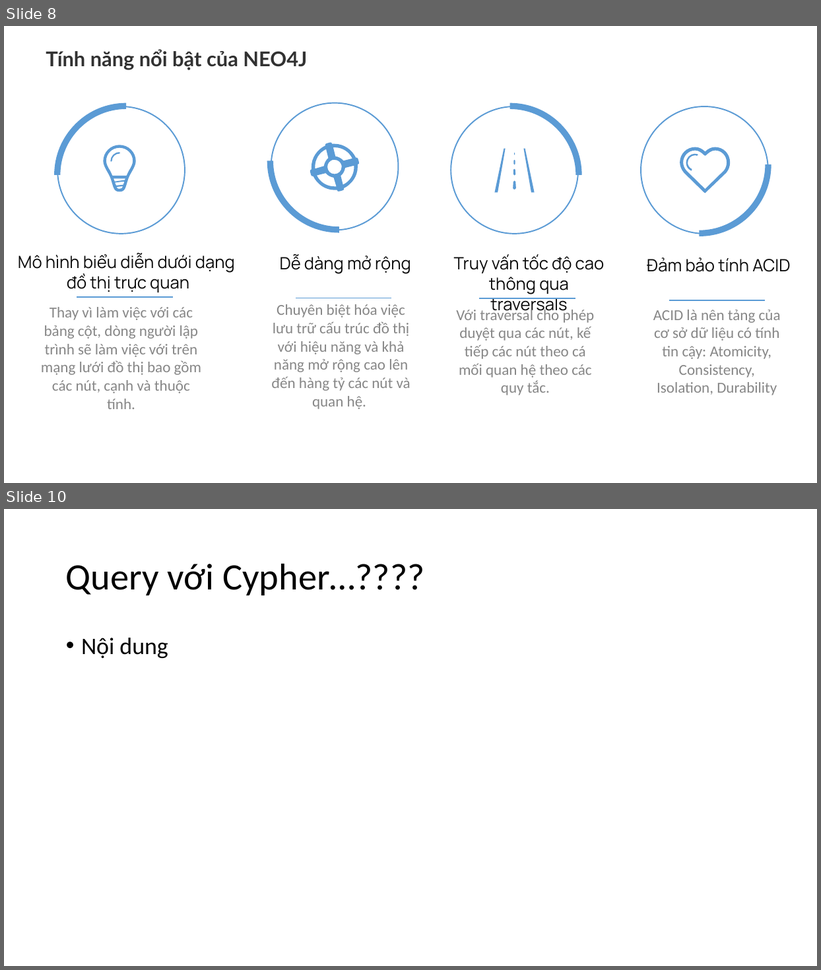
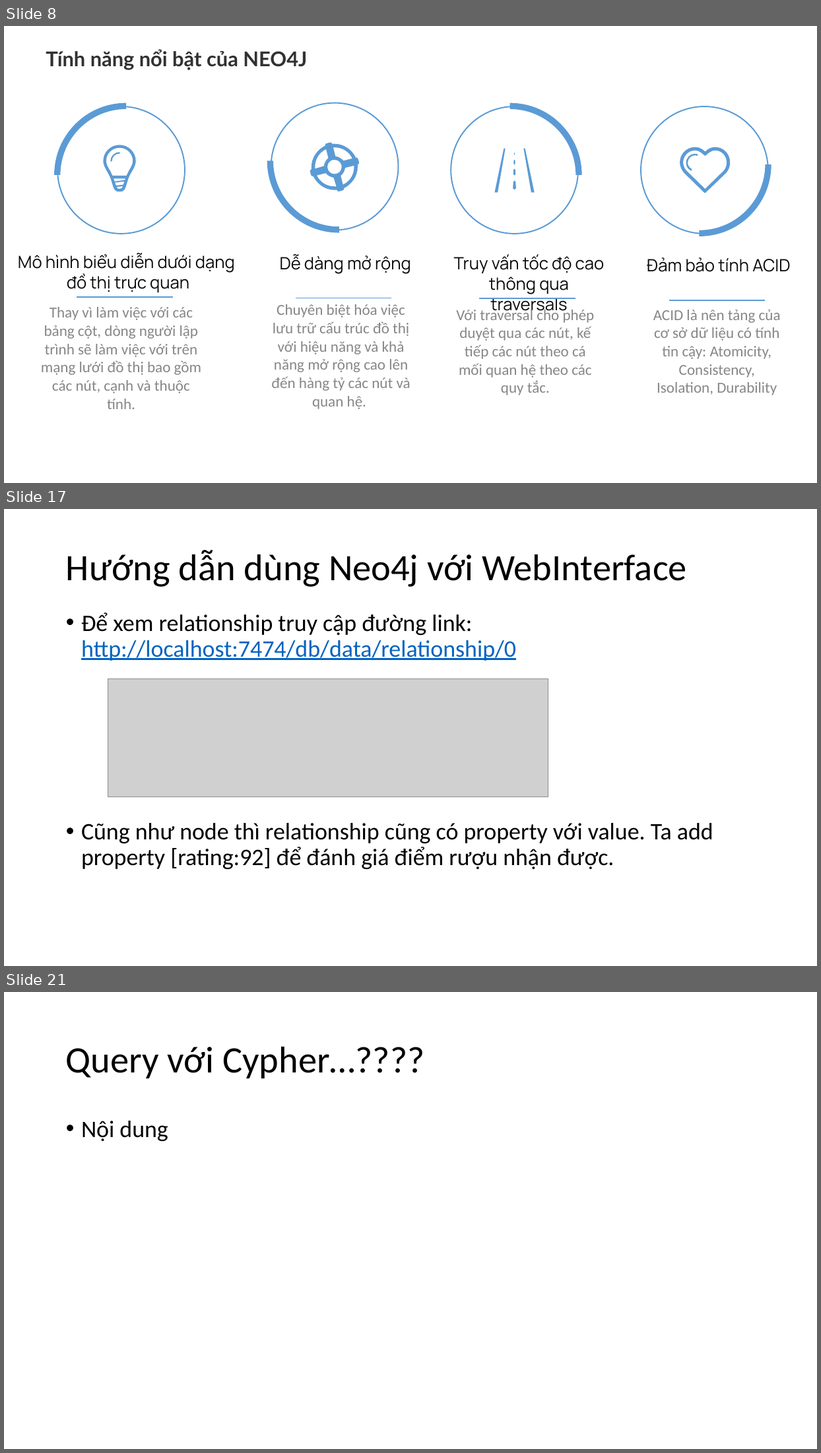
Before and after one commit to NguyenDucHoangLong/Group_4_HTTTHD, a slide deck: Document/Seminar/Slide_Nhóm 4.pptx. Shown one above the other, each under a label of ours: slides 8 and 10 before the commit, slides 8, 17 and 21 after it; the slides between them are not shown. The pictures are 821x970 and 821x1453 pixels, drawn with LibreOffice and Linux fonts; fonts in the diff are those of the drawing; grey boxes stand for pictures. Boxes give left, top, right and bottom in pixels: in the first picture for what was removed or moved away, otherwise in the second. Text is boxed around its words. In the diff, an @@ line names an element or a change of style, - is before the commit and + after.

```diff
--- a/Document/Seminar/Slide_Nhóm 4.pptx
+++ b/Document/Seminar/Slide_Nhóm 4.pptx
@@ slide 17 added at (4,509,817,966), background #FFFFFF @@
@@ title added at (66,550,687,587), 44 pt, text #000000 @@
+Hướng dẫn dùng Neo4j với WebInterface
@@ text added at (81,613,714,869), 28 pt, text #000000 @@
+• Để xem relationship truy cập đường link: http://localhost:7474/db/data/relationship/0
+• Cũng như node thì relationship cũng có property với value. Ta add property [rating:92] để đánh giá điểm rượu nhận được.
@@ picture added at (108,679,548,797) @@
@@ what was slide 10 is now slide 21 @@
```
Also in this commit, not shown: 1 slide changed, 11 other slides added, 1 slide removed.
